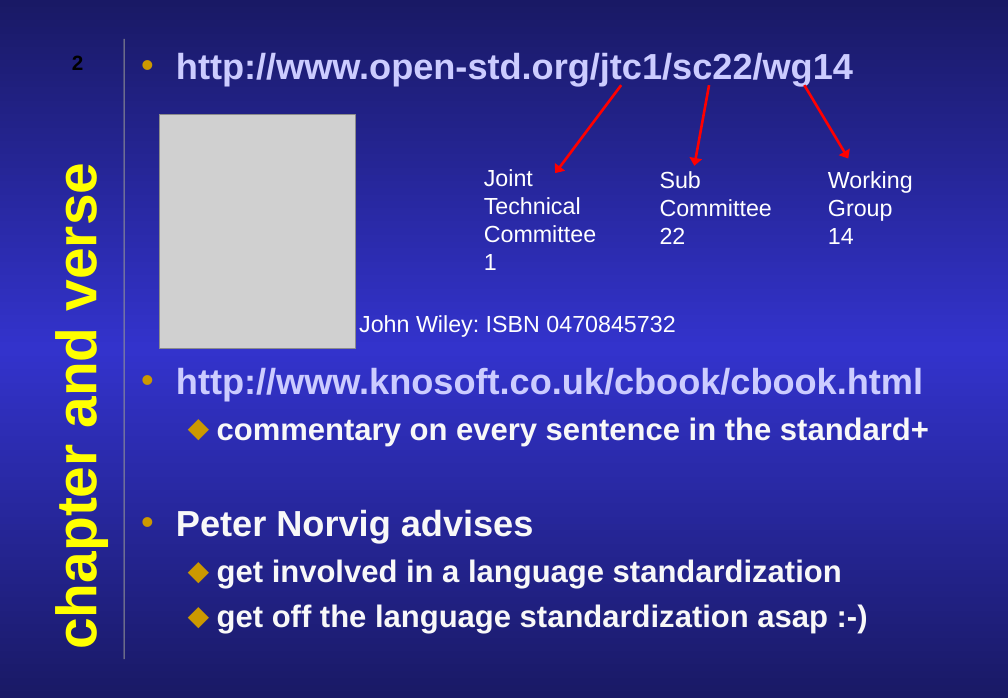
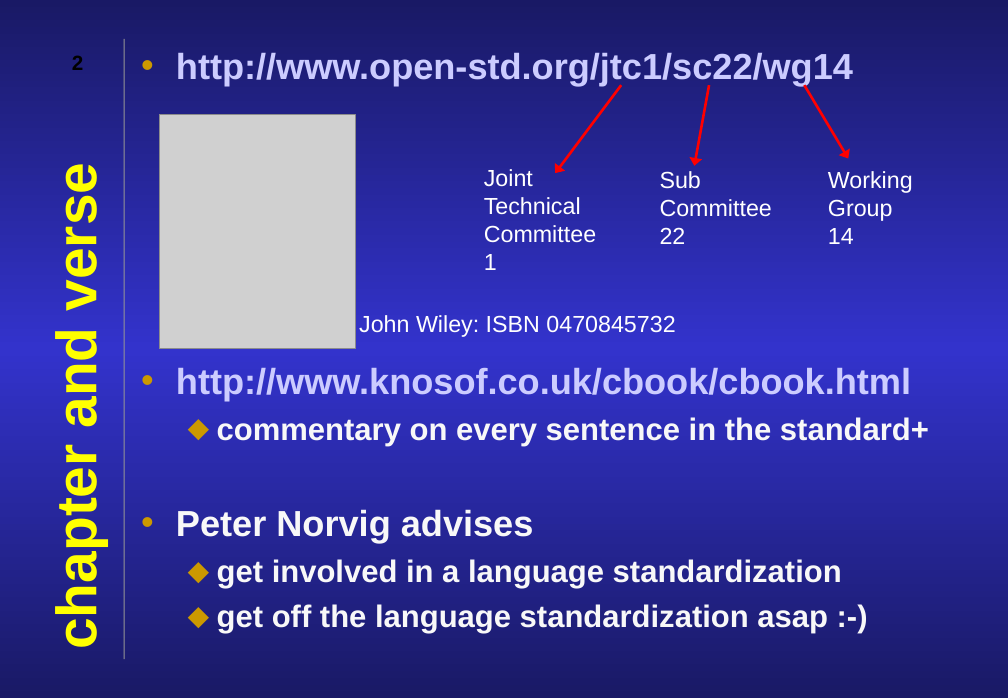
Before and after one commit to JonJagger/two-day-courses, a slide deck: slide 2 of ca/0 Standard.odp. Drawn at 1008x698 pixels with LibreOffice and Linux fonts; fonts in the diff are those of the drawing; grey boxes stand for pictures. Boxes give left, top, right and bottom in pixels: in the first picture for what was removed or moved away, otherwise in the second. Text is boxed around its words. In the diff, an @@ line names an element or a change of style, - is before the commit and + after.

```diff
--- a/ca/0 Standard.odp
+++ b/ca/0 Standard.odp
@@ text at [176, 368, 911, 401]: text changed @@
-• http://www.knosoft.co.uk/cbook/cbook.html
+• http://www.knosof.co.uk/cbook/cbook.html
```
Also in this commit, not shown: 3 other slides changed, 16 other files.
